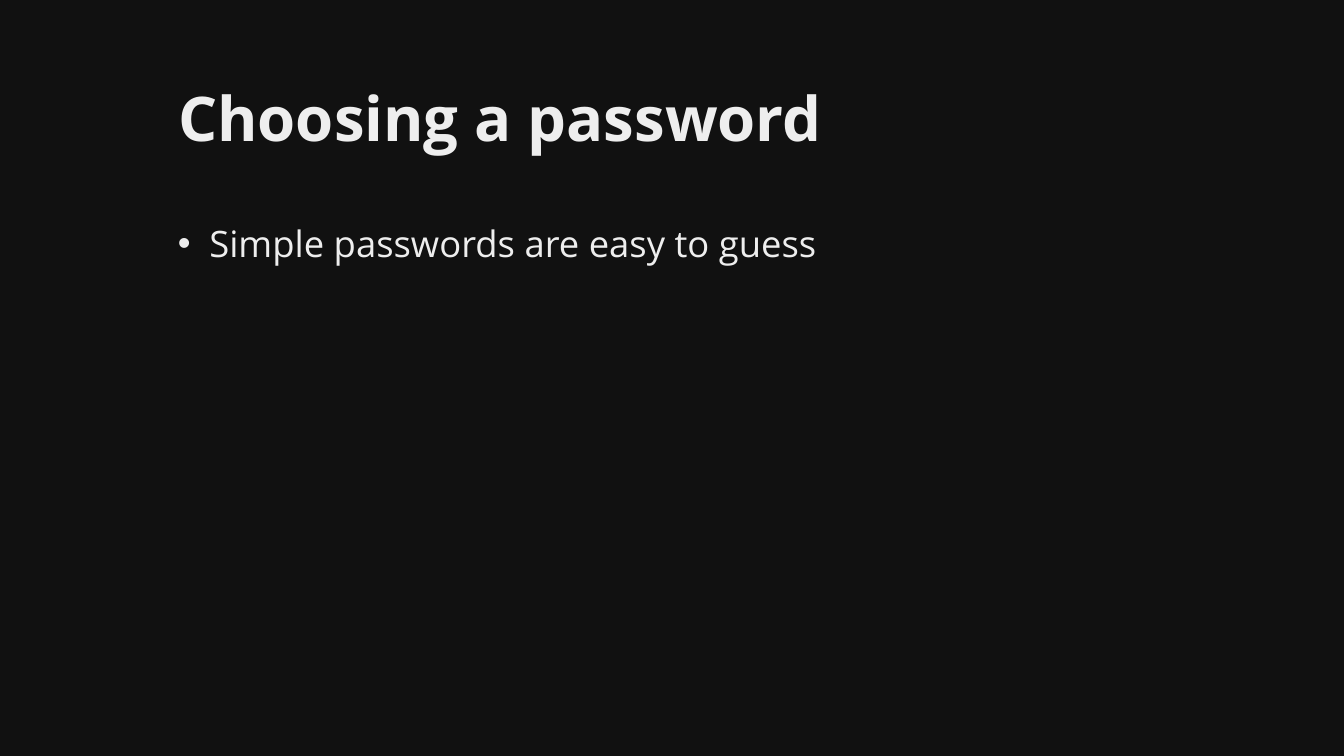
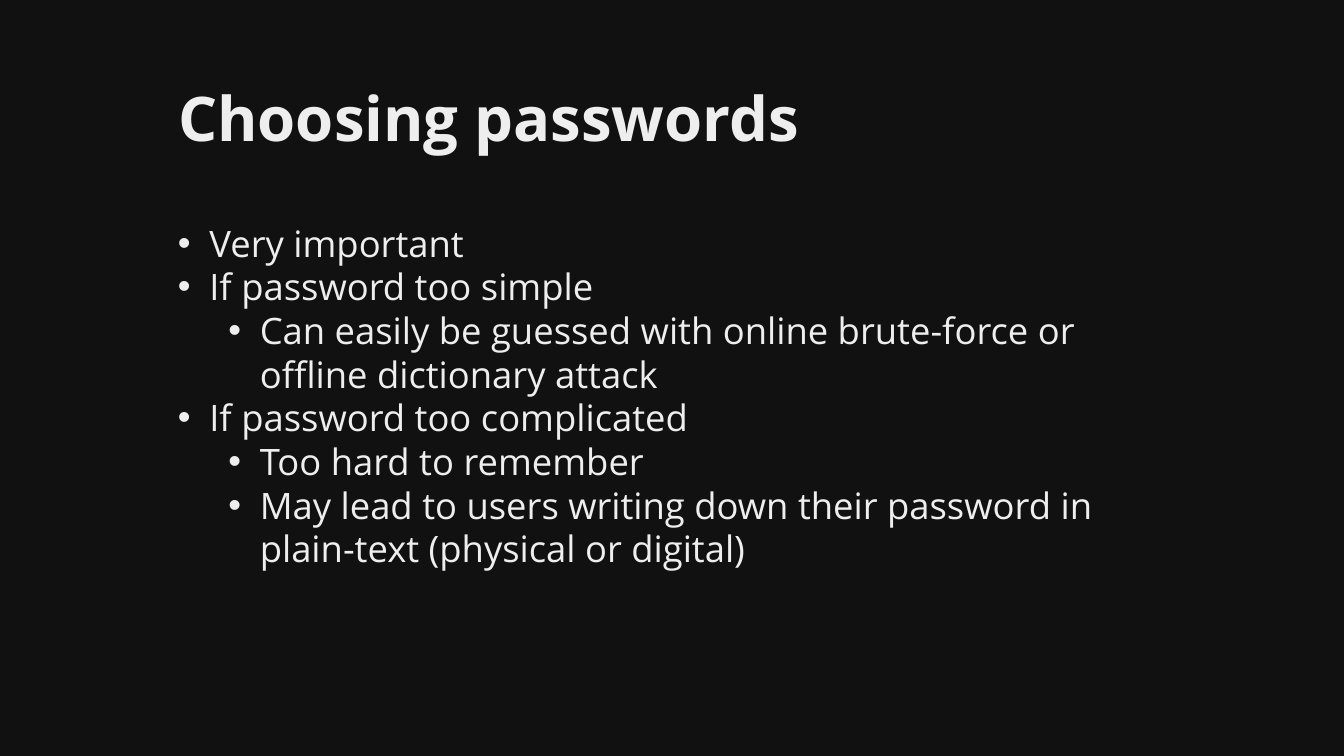
Before and after one commit to martymcflywa/ecu, a slide deck: slide 48 of year_1/sem_2/CSI1101_computer_security/0b_assignment_2_[22MAY15_0900]/dev/CSI1101_PONCE_A2_v01.pptx. Drawn at 1344x756 pixels with LibreOffice and Linux fonts; fonts in the diff are those of the drawing. Boxes give left, top, right and bottom in pixels: in the first picture for what was removed or moved away, otherwise in the second. Text is boxed around its words. In the diff, an @@ line names an element or a change of style, - is before the commit and + after.

Commit message:
CSI1101 A2: finished passwords, user privileges

```diff
--- a/year_1/sem_2/CSI1101_computer_security/0b_assignment_2_[22MAY15_0900]/dev/CSI1101_PONCE_A2_v01.pptx
+++ b/year_1/sem_2/CSI1101_computer_security/0b_assignment_2_[22MAY15_0900]/dev/CSI1101_PONCE_A2_v01.pptx
@@ title at (x1=178, y1=94, x2=800, y2=156): text changed @@
-Choosing a password
+Choosing passwords
@@ text at (x1=209, y1=230, x2=1092, y2=571): text changed @@
-• Simple passwords are easy to guess
+• Very important
+• If password too simple
+  • Can easily be guessed with online brute-force or offline dictionary attack
+• If password too complicated
+  • Too hard to remember
+  • May lead to users writing down their password in plain-text (physical or digital)
```
Also in this commit, not shown: 2 other slides changed, 12 slides added, 6 other files.
